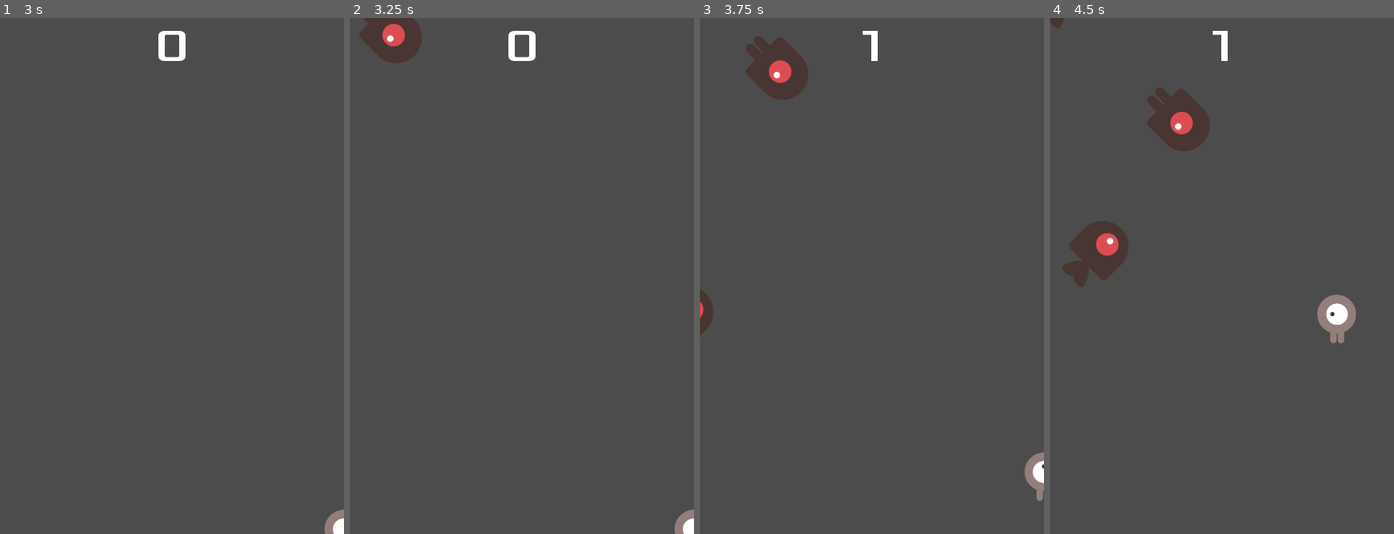
Above: before the commit, frames 1-4 (left to right).
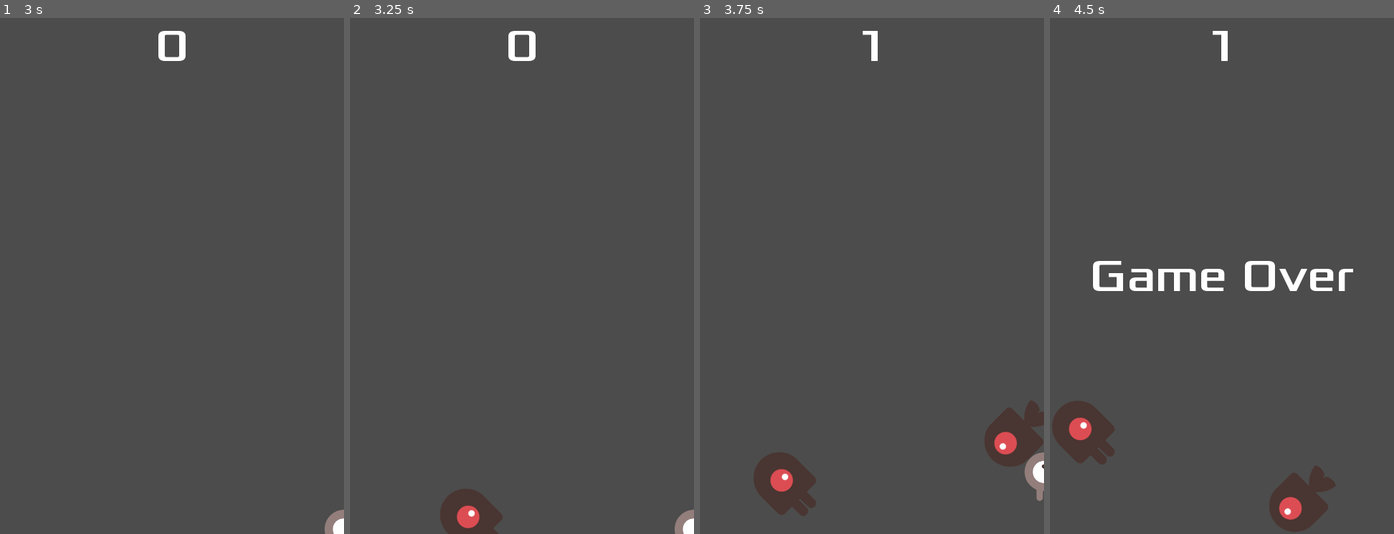
Above: after the commit, the same moments.

Repository: jakewan/dodge-the-creeps
Game: Godot game, scene res://Main.tscn
Two runs of this game, one before a commit and one after it. Both use one fixed random seed, a clock stepped at 60 frames per second and the inputs below.
Inputs:
- Up to frame 1 (3 s): click "Start" at 0.5 s; tap Enter at 1.25 s; hold Right (ui_right) 1.28-2.03 s; hold Down (ui_down) 2.03-2.78 s; hold Right (ui_right) from 2.78 s (still down)
- Up to frame 2 (3.25 s): keep holding Right (ui_right)
- Up to frame 3 (3.75 s): release Right (ui_right) at 3.53 s; hold Up (ui_up) from 3.53 s (still down)
- Up to frame 4 (4.5 s): release Up (ui_up) at 4.28 s; hold Left (ui_left) from 4.28 s (still down)

Frame 1 is identical in both runs. In frame 2, 2.4% of the frame differs, in the area x 2-45%, y 0-100%; in frame 3, 4.8%; in frame 4, 8.5%, in the area x 0-89%, y 0-100%.

Commit message:
Correct MobSpawnLocation path

Diff:
--- a/Main.tscn
+++ b/Main.tscn
@@ -7,7 +7,7 @@
 
 [sub_resource type="Curve2D" id=1]
 _data = {
-"points": PoolVector2Array( 0, 0, 0, 0, -48, -48, 0, 0, 0, 0, 0, 0, 0, 0, 0, 0, 480, 0, 0, 0, 0, 0, 480, 720, 0, 0, 0, 0, -48, 720, 0, 0, 0, 0, -48, -48 )
+"points": PoolVector2Array( 0, 0, 0, 0, -2.38236, 0, 0, 0, 0, 0, 463.5, 0, 0, 0, 0, 0, 463.5, 720, 0, 0, 0, 0, -2.38236, 720, 0, 0, 0, 0, -2.38236, 0 )
 }
 
 [node name="Main" type="Node"]
@@ -29,10 +29,14 @@
 position = Vector2( 240, 450 )
 
 [node name="MobPath" type="Path2D" parent="."]
+position = Vector2( 2.45455, 0 )
+scale = Vector2( 1.0303, 1 )
 curve = SubResource( 1 )
+__meta__ = {
+"_edit_group_": true
+}
 
 [node name="MobSpawnLocation" type="PathFollow2D" parent="MobPath"]
-position = Vector2( -48, -48 )
 rotation = 0.785398
 
 [node name="HUD" parent="." instance=ExtResource( 4 )]
